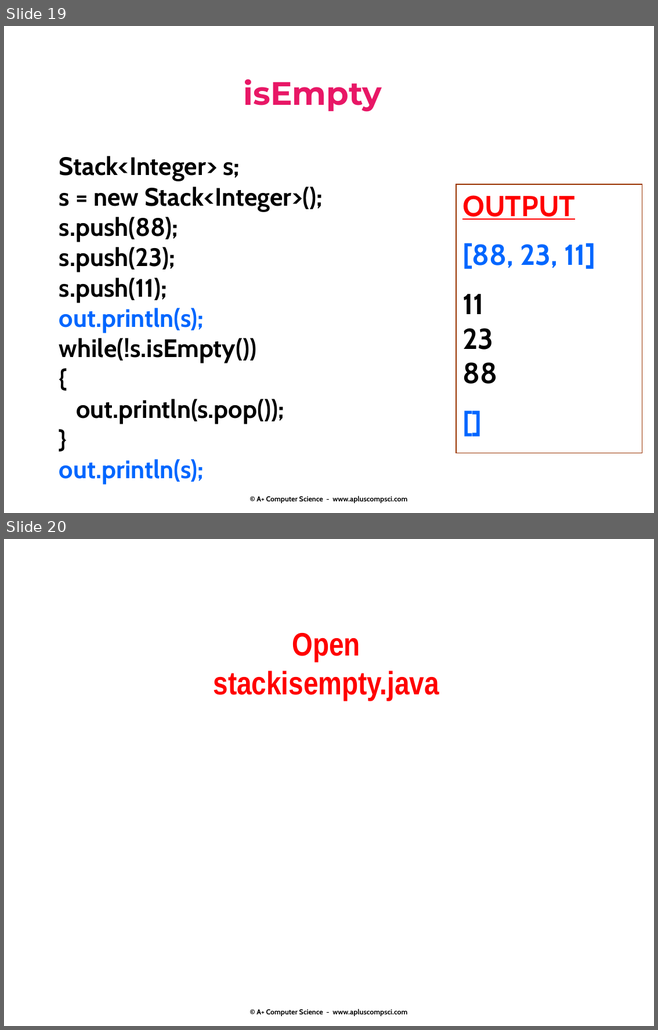
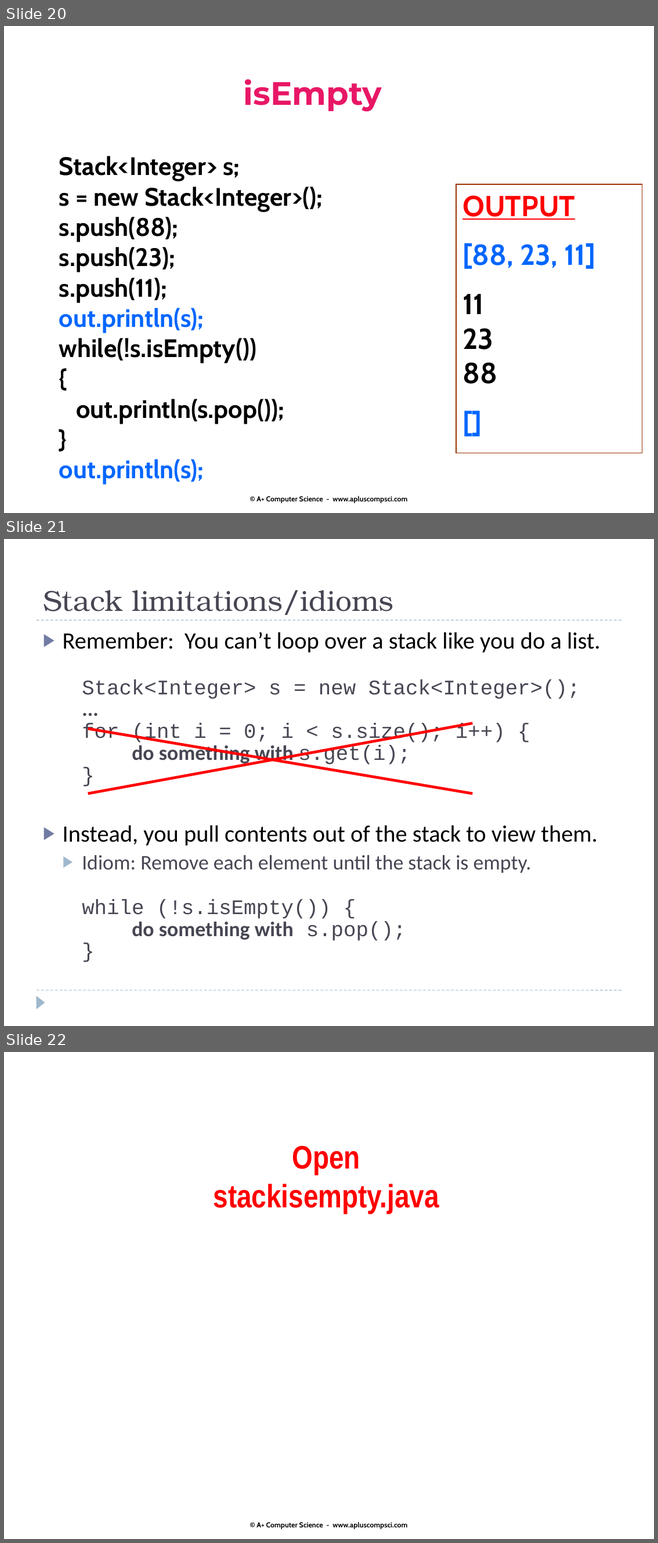
Before and after one commit to Cy-FairCS/cs3, a slide deck: u06b_stacks/notes/13a.stacks.pptx. Shown one above the other, each under a label of ours: slides 19 and 20 before the commit, slides 20, 21 and 22 after it. The pictures are 658x1030 and 658x1543 pixels, drawn with LibreOffice and Linux fonts; fonts in the diff are those of the drawing. Boxes give left, top, right and bottom in pixels: in the first picture for what was removed or moved away, otherwise in the second. Text is boxed around its words. In the diff, an @@ line names an element or a change of style, - is before the commit and + after.

```diff
--- a/u06b_stacks/notes/13a.stacks.pptx
+++ b/u06b_stacks/notes/13a.stacks.pptx
@@ slide 21 added at (x1=4, y1=539, x2=654, y2=1026), background #FFFFFF @@
@@ title added at (x1=43, y1=590, x2=394, y2=615), 32 pt, text #464653 @@
+Stack limitations/idioms
@@ line added from (36, 620) to (621, 620), #9FB8CD 0.75 pt dashed @@
@@ text added at (x1=63, y1=632, x2=600, y2=941), 23 pt, text #464653 @@
+▶ Remember: You can’t loop over a stack like you do a list.
+  Stack<Integer> s = new Stack<Integer>();
+  ...
+  for (int i = 0; i < s.size(); i++) {
+  do something with s.get(i);
+  }
+▶ Instead, you pull contents out of the stack to view them.
+  ▶ Idiom: Remove each element until the stack is empty.
+  while (!s.isEmpty()) {
+  do something with s.pop();
+  }
@@ line added from (88, 729) to (473, 794), #FF0000 3 pt @@
@@ line added from (473, 723) to (88, 794), #FF0000 3 pt @@
@@ line added from (36, 990) to (621, 990), #9FB8CD 0.75 pt dashed @@
@@ triangle added at (x1=36, y1=995, x2=45, y2=1009), fill #9FB8CD @@
@@ what was slide 19 is now slide 20 @@
@@ what was slide 20 is now slide 22 @@
```
Also in this commit, not shown: 1 other slide added.
